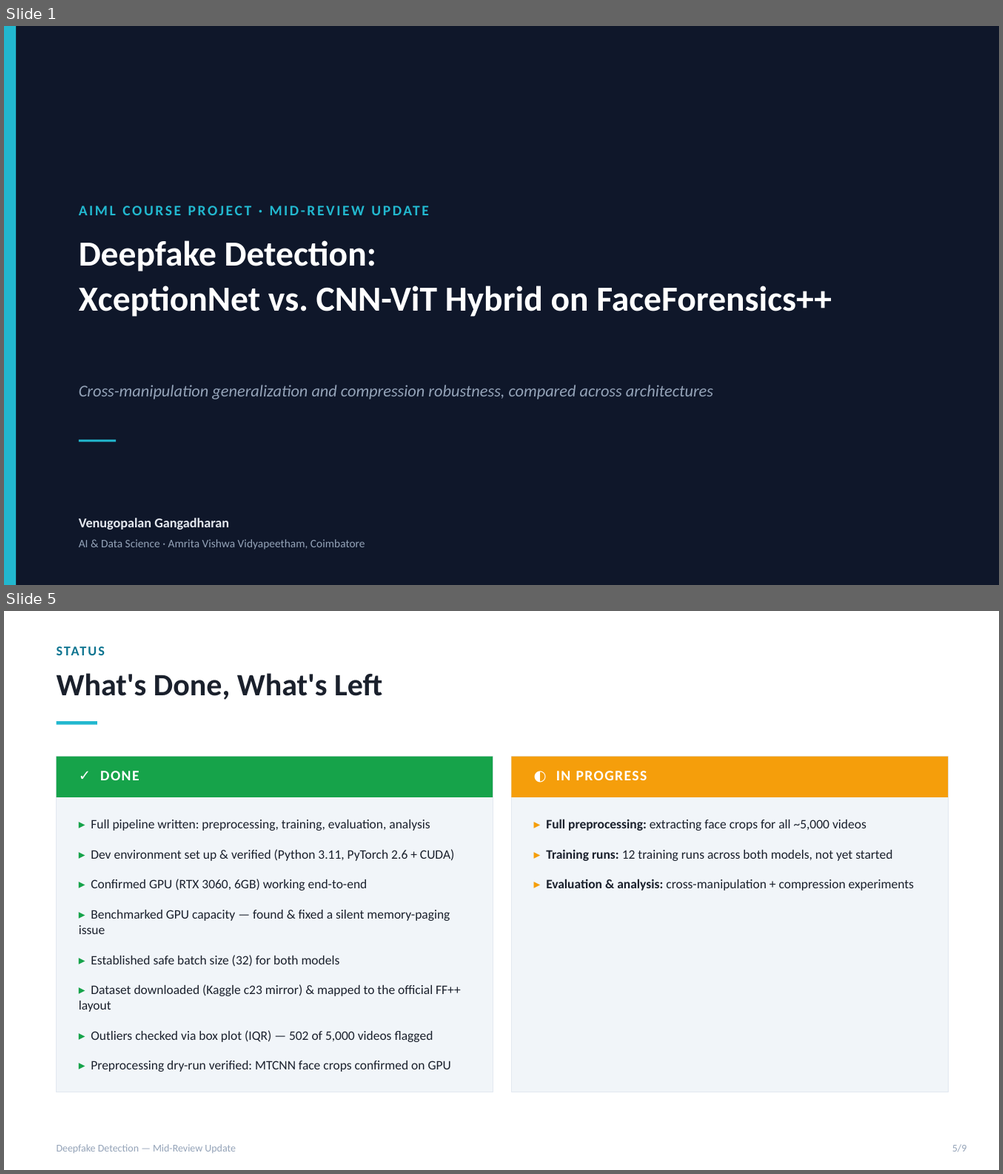
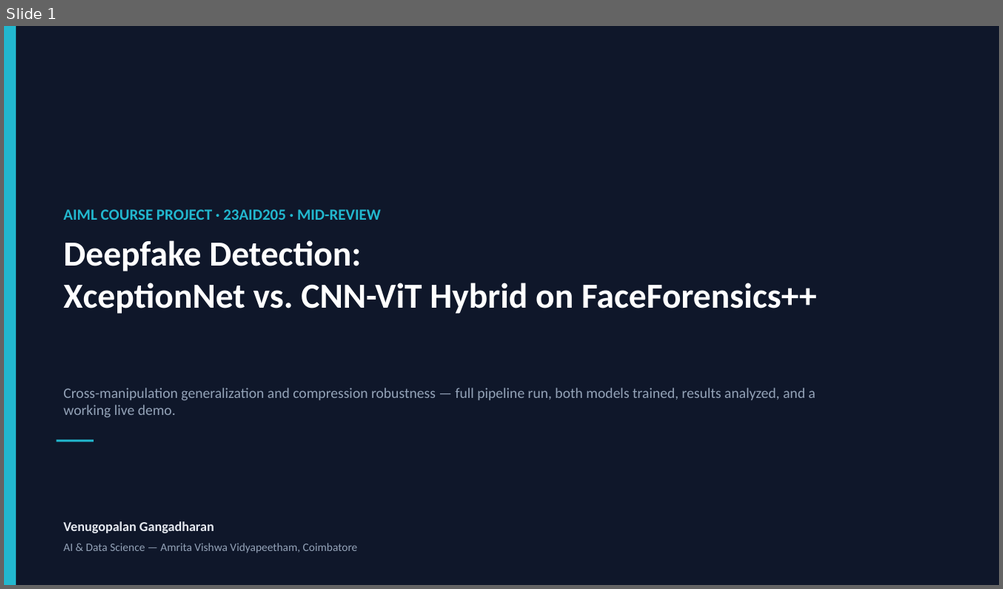
Before and after one commit to DUNE-ODYSSEY/deepfake-detection, a slide deck: docs/mid_review_update.pptx. Shown one above the other, each under a label of ours: slides 1 and 5 before the commit, slide 1 after it; the slides between them are not shown. The pictures are 1003x1174 and 1003x589 pixels, drawn with LibreOffice and Linux fonts; fonts in the diff are those of the drawing. Boxes give left, top, right and bottom in pixels: in the first picture for what was removed or moved away, otherwise in the second. Text is boxed around its words. In the diff, an @@ line names an element or a change of style, - is before the commit and + after.

```diff
--- a/docs/mid_review_update.pptx
+++ b/docs/mid_review_update.pptx
@@ slide 5 removed at (x1=4, y1=611, x2=999, y2=1170), background #FFFFFF @@
@@ text removed at (x1=57, y1=642, x2=802, y2=669) @@
-STATUS
@@ text removed at (x1=57, y1=673, x2=382, y2=700) @@
-What's Done, What's Left
@@ rectangle removed at (x1=57, y1=721, x2=97, y2=724) @@
@@ rectangle removed at (x1=57, y1=757, x2=492, y2=1092) @@
@@ rectangle removed at (x1=57, y1=757, x2=492, y2=797) @@
@@ rectangle removed at (x1=512, y1=757, x2=948, y2=1092) @@
@@ rectangle removed at (x1=512, y1=757, x2=948, y2=797) @@
@@ text removed at (x1=100, y1=771, x2=139, y2=780) @@
-✓ DONE
@@ text removed at (x1=556, y1=771, x2=647, y2=780) @@
-◐ IN PROGRESS
@@ text removed at (x1=79, y1=820, x2=461, y2=1072) @@
-▸ Full pipeline written: preprocessing, training, evaluation, analysis
-▸ Dev environment set up & verified (Python 3.11, PyTorch 2.6 + CUDA)
-▸ Confirmed GPU (RTX 3060, 6GB) working end-to-end
-▸ Benchmarked GPU capacity — found & fixed a silent memory-paging issue
-▸ Established safe batch size (32) for both models
-▸ Dataset downloaded (Kaggle c23 mirror) & mapped to the official FF++ layout
-▸ Outliers checked via box plot (IQR) — 502 of 5,000 videos flagged
-▸ Preprocessing dry-run verified: MTCNN face crops confirmed on GPU
@@ text removed at (x1=546, y1=819, x2=913, y2=891) @@
-▸ Full preprocessing: extracting face crops for all ~5,000 videos
-▸ Training runs: 12 training runs across both models, not yet started
-▸ Evaluation & analysis: cross-manipulation + compression experiments
@@ text removed at (x1=57, y1=1145, x2=236, y2=1153) @@
-Deepfake Detection — Mid-Review Update
@@ text removed at (x1=952, y1=1145, x2=967, y2=1153) @@
-5/9
@@ slide 1 changed as well @@
@@ text at (x1=63, y1=210, x2=381, y2=220): text changed; size 14 to 15 pt @@
-AIML COURSE PROJECT · MID-REVIEW UPDATE
+AIML COURSE PROJECT · 23AID205 · MID-REVIEW
@@ text "Deepfake Detection:" at (x1=63, y1=241, x2=817, y2=314): line spacing 1.08 to 1 @@
@@ text at (x1=63, y1=388, x2=815, y2=418): text changed; size 16 to 14 pt; italic off @@
-Cross-manipulation generalization and compression robustness, compared across architectures
+Cross-manipulation generalization and compression robustness — full pipeline run, both models trained, results analyzed, and a working live demo.
@@ 2 texts, 1 rectangle moved together from (x1=79, y1=241, x2=831, y2=530) to (x1=57, y1=241, x2=817, y2=534) @@
@@ text at (x1=63, y1=543, x2=358, y2=554): text changed @@
-AI & Data Science · Amrita Vishwa Vidyapeetham, Coimbatore
+AI & Data Science — Amrita Vishwa Vidyapeetham, Coimbatore
```
Also in this commit, not shown: 1 other slide changed, 21 slides added, 6 other slides removed, 1 other file.
